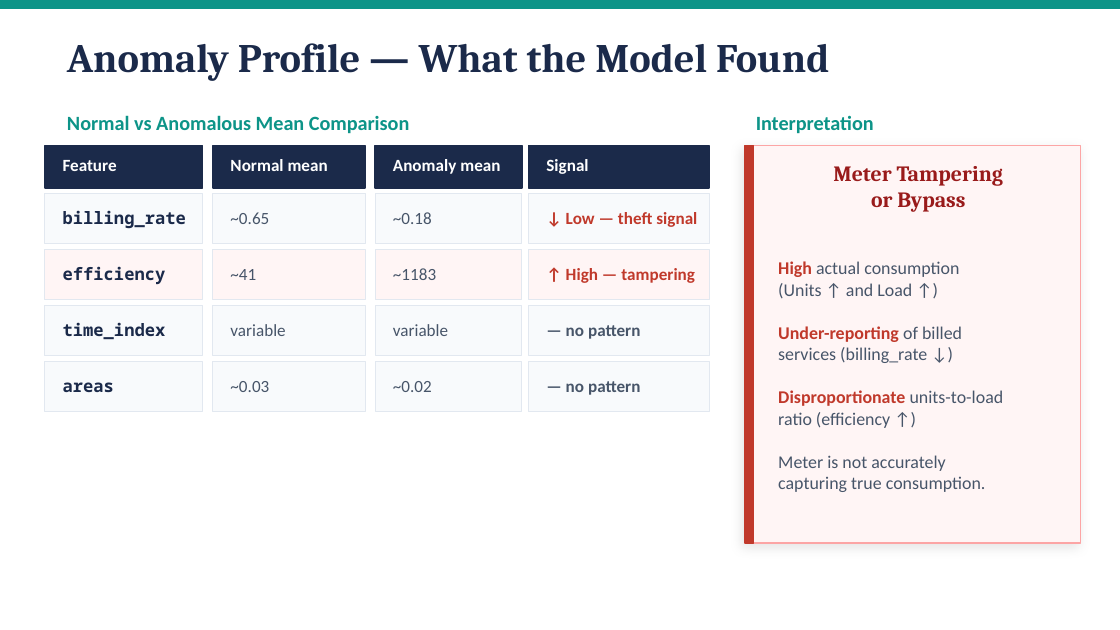
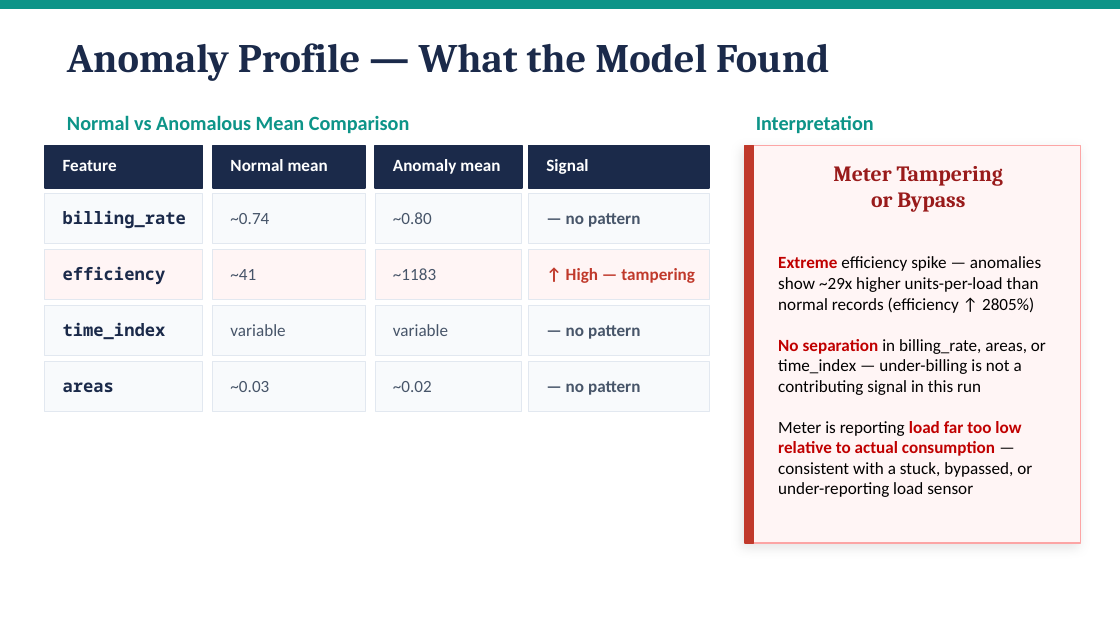
Before and after one commit to amanj4/aman-training-modules, a slide deck: slide 26 of Summary/training_review.pptx (slide 23 before the commit). Drawn at 1120x630 pixels with LibreOffice and Linux fonts; fonts in the diff are those of the drawing. Boxes give left, top, right and bottom in pixels: in the first picture for what was removed or moved away, otherwise in the second. Text is boxed around its words. In the diff, an @@ line names an element or a change of style, - is before the commit and + after.

```diff
--- a/Summary/training_review.pptx
+++ b/Summary/training_review.pptx
@@ text at <box>230,213,269,224</box>: text changed @@
-~0.65
+~0.74
@@ text at <box>393,212,432,224</box>: text changed @@
-~0.18
+~0.80
@@ text at <box>566,213,640,227</box>: text changed; text colour #C0392B to #475569 @@
-↓ Low — theft signal
+— no pattern
@@ text at <box>778,256,1046,497</box>: text changed; size 11.5 to 11 pt; text colour #475569 to #000000 @@
-High actual consumption
-(Units ↑ and Load ↑)
-Under-reporting of billed
-services (billing_rate ↓)
-Disproportionate units-to-load
-ratio (efficiency ↑)
-Meter is not accurately
-capturing true consumption.
+Extreme efficiency spike — anomalies show ~29x higher units-per-load than normal records (efficiency ↑ 2805%)
+No separation in billing_rate, areas, or time_index — under-billing is not a contributing signal in this run
+Meter is reporting load far too low relative to actual consumption — consistent with a stuck, bypassed, or under-reporting load sensor
```
Also in this commit, not shown: 15 other slides changed, 6 slides added, 3 slides removed, 1 other file.
